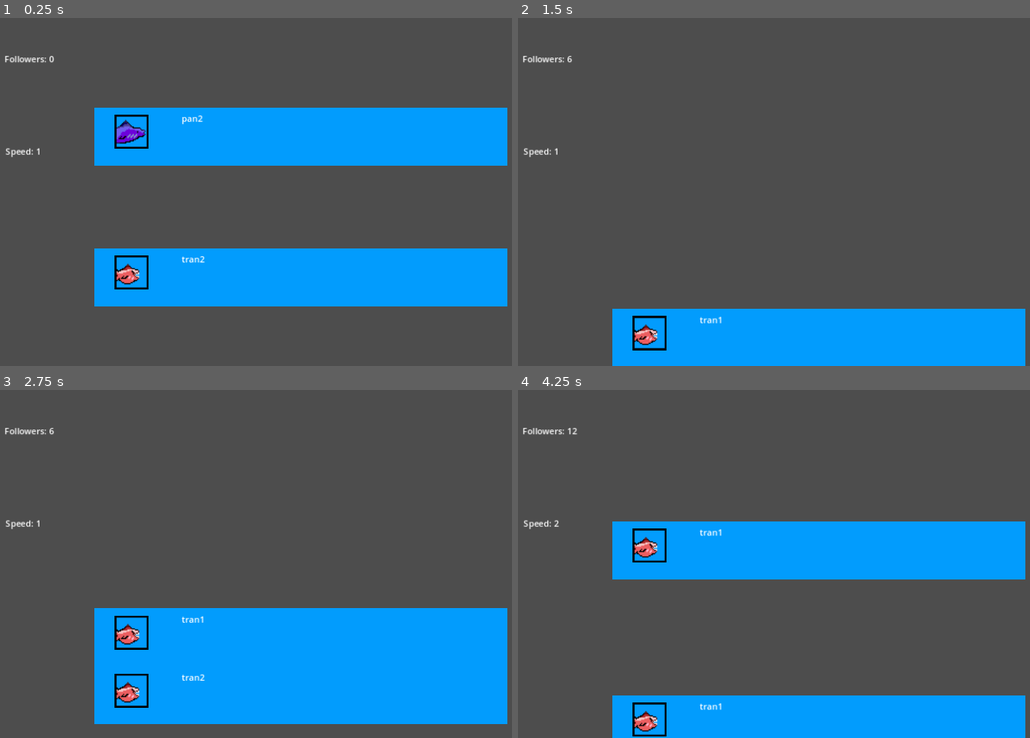
Above: before the commit, frames 1-4 (two rows, left to right).
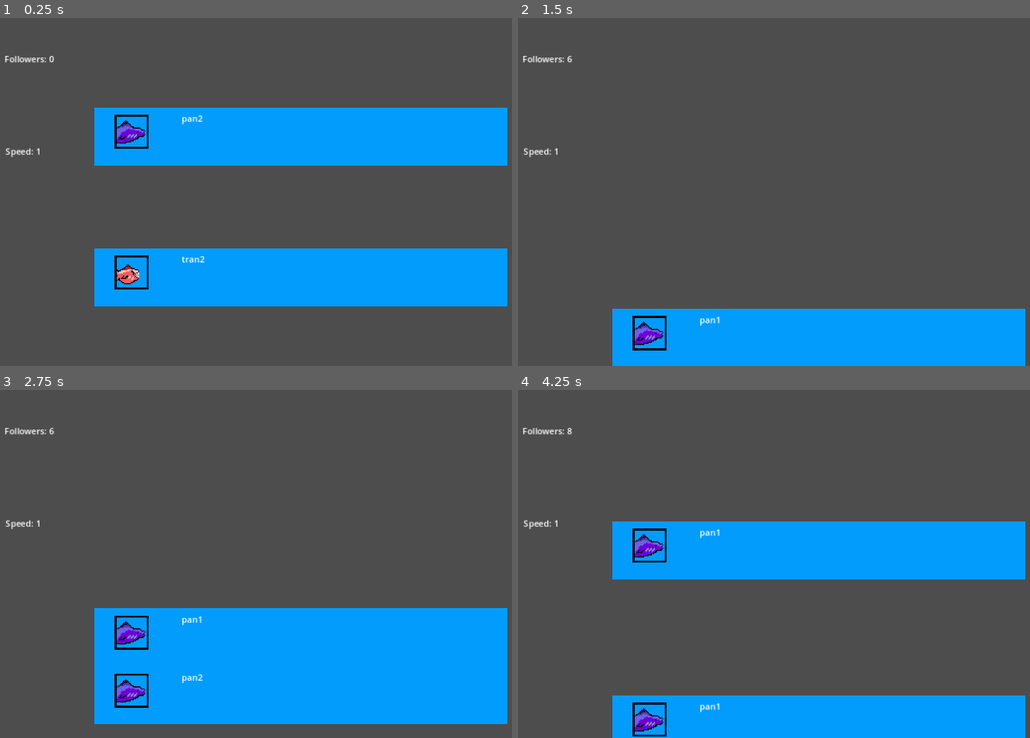
Above: after the commit, the same moments.

Repository: SuperchupuDev/fishtwt
Game: Godot game, scene res://main.tscn
Same seed, same stepped clock (60 frames per second), same inputs: the game is played once before the commit and once after it.
Inputs (mouse positions are in pixels of both pictures, inside the frame that each line leads up to):
- Up to frame 1 (0.25 s): no input
- Up to frame 2 (1.5 s): move the mouse to (820, 122) at 0.52 s; click (820, 122) at 0.67 s; move the mouse to (820, 219) at 1.27 s; click (820, 219) at 1.42 s
- Up to frame 3 (2.75 s): move the mouse to (363, 487) at 2.02 s; click (363, 487) at 2.17 s
- Up to frame 4 (4.25 s): move the mouse to (820, 696) at 2.77 s; click (820, 696) at 2.92 s; move the mouse to (820, 710) at 3.52 s; click (820, 710) at 3.67 s

The runs differ from the first frame. In frame 1, 0.2% of the frame differs, in the area x 22-29%, y 28-78%; in frame 2, 0.4%; in frame 3, 0.7%; in frame 4, 0.8%, in the area x 7-40%, y 10-100%.

Commit message:
NEW FISH TYPES

Diff:
--- a/enemyplaceholder.gd
+++ b/enemyplaceholder.gd
@@ -3,8 +3,8 @@
 @export var type: int
 var sprite:Sprite2D
 var label:Label
-var sprites=["res://fishpfp1.png","res://baitpfp1.png"]
-var messages=[["pan1","pan2"],["tran1","tran2"]]
+var sprites=["res://fishpfp01.png","res://baitpfp01.png","res://placeholder.png","res://dolphinpfp1.png","res://blahajpfp1.png"]
+var messages=[["pan1","pan2"],["tran1","tran2"],["bi1","bi2"],["ace1","ace2"],["bla1","bla2"]]
 
 # Called when the node enters the scene tree for the first time.
 func _ready() -> void:
@@ -30,5 +30,7 @@
 			Global.speed += 1
 		elif old_points < 30 and Global.points >= 30:
 			Global.speed += 1
+		elif old_points < 50 and Global.points >=50:
+			Global.speed += 1
 		print("clicked");
 		queue_free()
--- a/enemyplaceholder.tscn
+++ b/enemyplaceholder.tscn
@@ -2,7 +2,7 @@
 
 [ext_resource type="Script" path="res://enemyplaceholder.gd" id="1_2e40q"]
 [ext_resource type="Texture2D" uid="uid://c85yj5djkowqe" path="res://TEXTBOX1.png" id="2_jw40y"]
-[ext_resource type="Texture2D" uid="uid://dxcgidwihytln" path="res://fishpfp1.png" id="3_dwtiy"]
+[ext_resource type="Texture2D" uid="uid://bktxhr03jjrn6" path="res://fishpfp01.png" id="3_biqlc"]
 
 [sub_resource type="RectangleShape2D" id="RectangleShape2D_n44w5"]
 size = Vector2(764, 106)
@@ -24,8 +24,7 @@
 
 [node name="Sprite2D2" type="Sprite2D" parent="."]
 position = Vector2(-315, -9)
-scale = Vector2(2, 2)
-texture = ExtResource("3_dwtiy")
+texture = ExtResource("3_biqlc")
 
 [node name="Label" type="Label" parent="."]
 offset_left = -222.0
--- a/manager.gd
+++ b/manager.gd
@@ -7,7 +7,16 @@
 	var init_pos = Vector2(576,648)
 	var enemy_instance = enemy.instantiate()
 	enemy_instance.position = init_pos
-	enemy_instance.type = randi() % 2
+	if randi_range(1,1000) == 69:
+		enemy_instance.type = 4
+	elif  Global.speed < 2:
+		enemy_instance.type = 0
+	elif Global.speed == 2:
+		enemy_instance.type = randi() % 2
+	elif Global.speed == 3:
+		enemy_instance.type = randi_range(0,2)
+	elif Global.speed >= 4:
+		enemy_instance.type = randi_range (0,3)
 	add_child(enemy_instance)
 	print("ola estoy spawneando")
 # Called when the node enters the scene tree for the first time.
Binary file added: baitpfp01.png
Not shown, added: baitpfp01.png.import
Binary file added: blahajpfp1.png
Not shown, added: blahajpfp1.png.import
Binary file added: dolphinpfp1.png
Not shown, added: dolphinpfp1.png.import
Binary file added: fishpfp01.png
Not shown, added: fishpfp01.png.import
